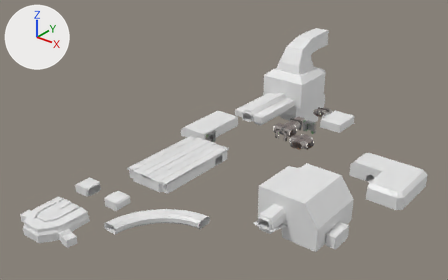
One commit to the Blender file rubens-psx-engine/Content/corridor_single.blend: the scene before it, then after it.
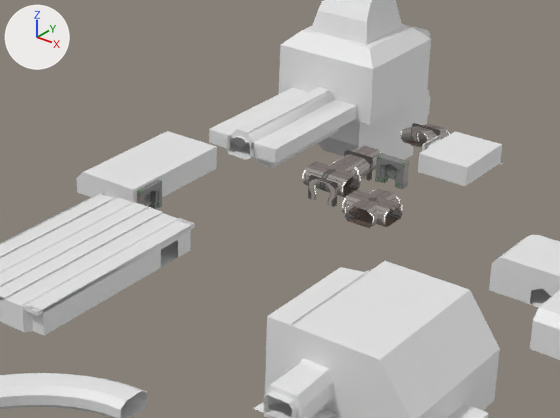
Old and new are each drawn whole from a 50 mm camera at (107.0, -199.4, 106.2) aimed at (-18.6, -42.5, 8.9) and again close up on the part from 33% to 84% of the width and 20% to 81% of the height. The lights are fixed; the arrows at upper left show +X, +Y and +Z.

In view in the first close-up: 'Bathroom?', 'Botanical\\', 'BézierCurve.001', 'Creq_quarters', 'Plane.024', 'Plane.026', 'Plane.041', 'corridor_door_frame', 'corridor_door_frame.002', 'corridor_wall', 'corridor_wall_t', 'corridor_wall_x', 'medical'.
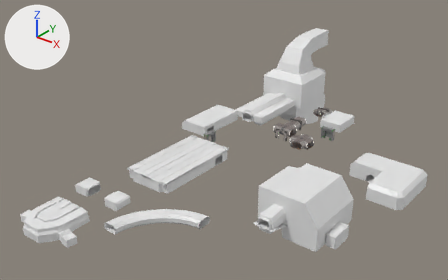
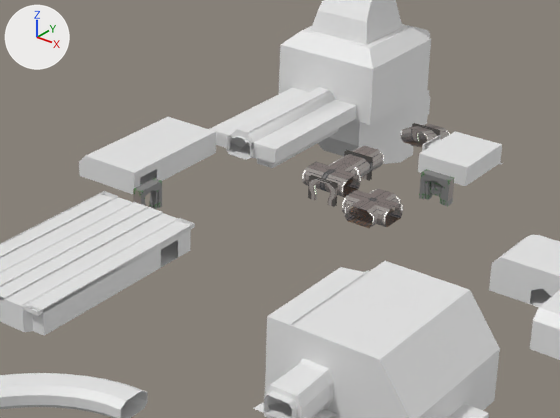
Boxes (x1, y1, x2, y2) around the edits, measured in the close-ups (560 x 418 px):
'medical', moved: before (77, 131, 217, 206); after (79, 117, 216, 194)
'corridor_door_frame', moved: before (375, 153, 409, 189); after (419, 169, 454, 206)
'corridor_door_frame.002', moved: before (385, 165, 398, 180); after (429, 181, 443, 197)

Patch to the scene script:
```diff
--- a/rubens-psx-engine/Content/corridor_single.blend.py
+++ b/rubens-psx-engine/Content/corridor_single.blend.py
@@ ob_corridor_door_frame @@
 ob_corridor_door_frame = bpy.data.objects.new('corridor_door_frame', me_plane_007)
-ob_corridor_door_frame.location = (-9.0, 1.0, 0.0)
+ob_corridor_door_frame.location = (0.0, 0.0, 0.0)
 _m = ob_corridor_door_frame.modifiers.new('Mirror', 'MIRROR')
@@ ob_corridor_door_frame_002 @@
 ob_corridor_door_frame_002 = bpy.data.objects.new('corridor_door_frame.002', me_plane_010)
-ob_corridor_door_frame_002.location = (-9.0, 1.0, 0.0)
+ob_corridor_door_frame_002.location = (0.0, 0.0, 0.0)
 _m = ob_corridor_door_frame_002.modifiers.new('Mirror', 'MIRROR')
@@ ob_medical @@
 ob_medical = bpy.data.objects.new('medical', me_medical)
-ob_medical.location = (-38.0, -28.0, 0.0)
+ob_medical.location = (-42.0, -23.0, 0.0)
```
